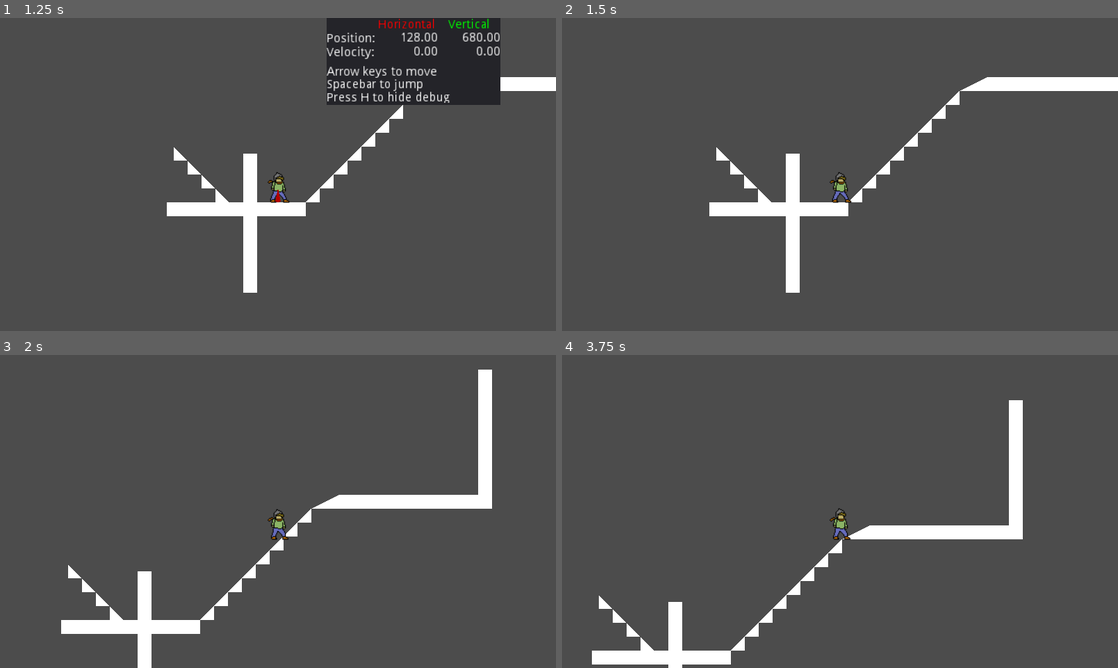
Above: before the commit, frames 1-4 (two rows, left to right).
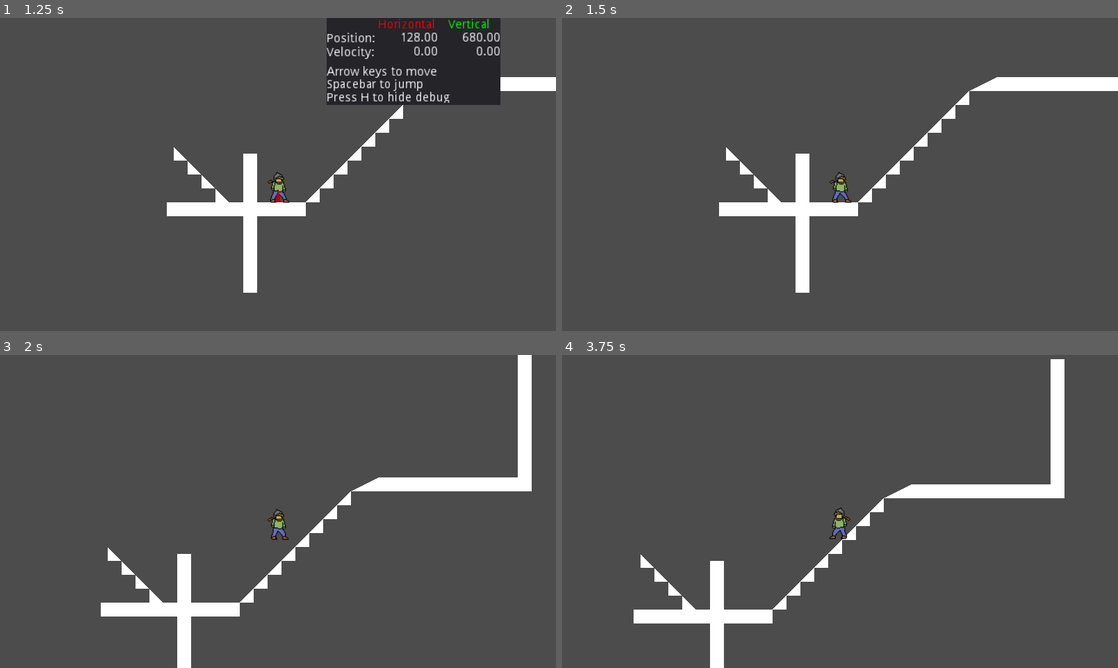
Above: after the commit, the same moments.

Repository: PixelLoaf/Project-Novae
Game: Godot game, scene res://Menu/MainMenu.tscn
Same seed, same stepped clock (60 frames per second), same inputs: the game is played once before the commit and once after it.
Inputs (mouse positions are in pixels of both pictures, inside the frame that each line leads up to):
- Up to frame 1 (1.25 s): click "Start Game" at 0.5 s
- Up to frame 2 (1.5 s): tap H (hide_debug) at 1.25 s; move the mouse to (962, 158) at 1.27 s; hold Right (move_right) from 1.28 s (still down); click (962, 158) at 1.42 s
- Up to frame 3 (2 s): keep holding Right (move_right); tap Space (action_jump) at 1.52 s
- Up to frame 4 (3.75 s): move the mouse to (728, 527) at 2.02 s; tap Space (action_jump) at 2.27 s; move the mouse to (895, 442) at 2.77 s; release Right (move_right) at 2.78 s; hold Left (move_left) 2.78-3.53 s; move the mouse to (812, 574) at 3.52 s; hold Right (move_right) from 3.53 s (still down); click (812, 574) at 3.67 s

Frame 1 is identical in both runs. In frame 2, 2.9% of the frame differs, in the area x 26-79%, y 18-88%; in frame 3, 8.6%, in the area x 11-96%, y 0-100%; in frame 4, 8.2%.

Commit message:
Added a run button (Jel will hopefully make it remappable)

Diff:
--- a/files/Menu/MainMenu.tscn
+++ b/files/Menu/MainMenu.tscn
@@ -3,7 +3,7 @@
 [ext_resource path="res://Menu/RebindKey.tscn" type="PackedScene" id=1]
 [ext_resource path="res://Menu/StartButton.gd" type="Script" id=2]
 
-[node name="MainMenu" type="Control" index="0"]
+[node name="MainMenu" type="Control"]
 
 anchor_left = 0.0
 anchor_top = 0.0
--- a/files/Menu/RebindKey.tscn
+++ b/files/Menu/RebindKey.tscn
@@ -2,7 +2,7 @@
 
 [ext_resource path="res://Menu/RebindKeyButton.gd" type="Script" id=1]
 
-[node name="rebindKeyButton" type="Control"]
+[node name="rebindKeyButton" type="Control" index="0"]
 
 anchor_left = 0.0
 anchor_top = 0.0
--- a/files/Object/Player/Player.gd
+++ b/files/Object/Player/Player.gd
@@ -20,7 +20,9 @@
 const CHAR_SLIP_AIR = 0.4
 
 # Maximum movement speed for the player
-export var char_speed_max = 320
+export var char_speed_run = 320
+# Walking speed for the player
+export var char_speed_walk = 160
 # Jumping speed for the player
 export var char_jump_speed = 640
 
@@ -124,12 +126,16 @@
 		if veloc_h <= 0:
 			$Sprite.flip_h = true
 			stop_speed = CHAR_MOVING_STOP_SPEED
-		target_speed = -char_speed_max
+		target_speed = -char_speed_walk
+		if Input.is_key_pressed(49):
+			target_speed = -char_speed_run
 	elif Input.is_action_pressed("move_right"):
 		if veloc_h >= 0:
 			$Sprite.flip_h = false
 			stop_speed = CHAR_MOVING_STOP_SPEED
-		target_speed = char_speed_max
+		target_speed = char_speed_walk
+		if Input.is_key_pressed(49):
+			target_speed = char_speed_run
 	# Increment timers
 	char_time_since_jump_button += delta
 	char_time_since_floor += delta
